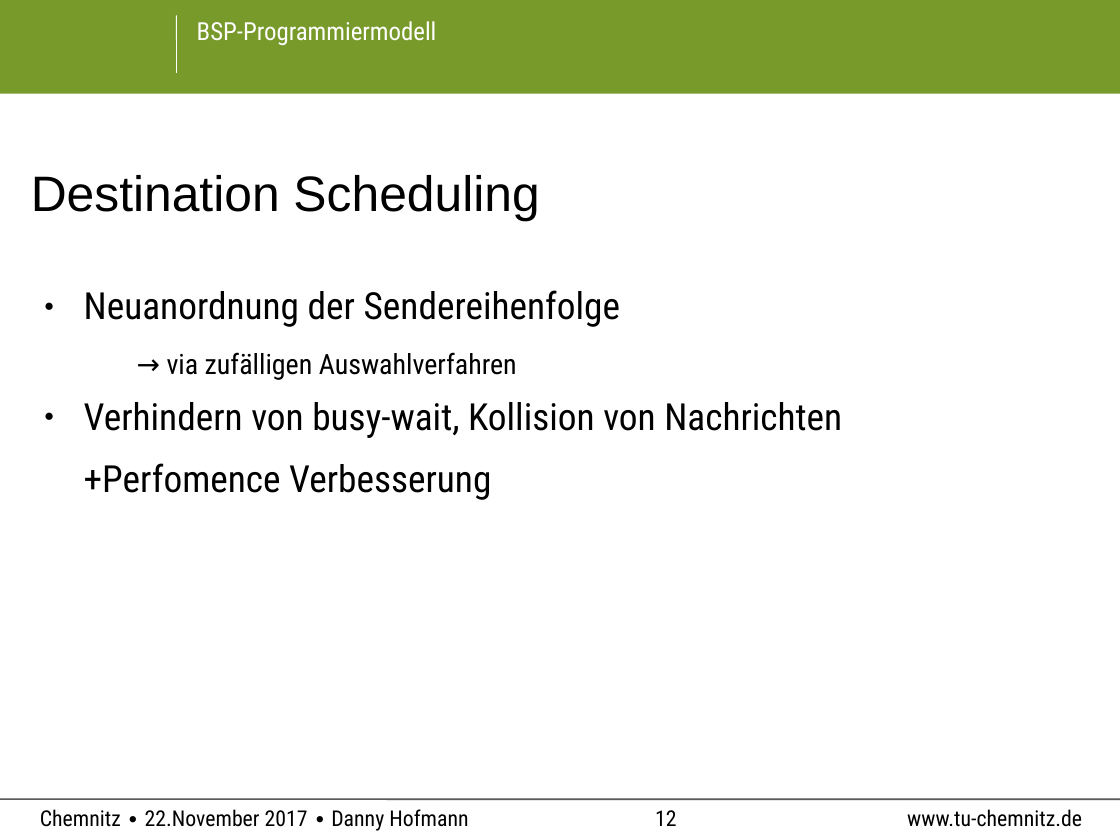
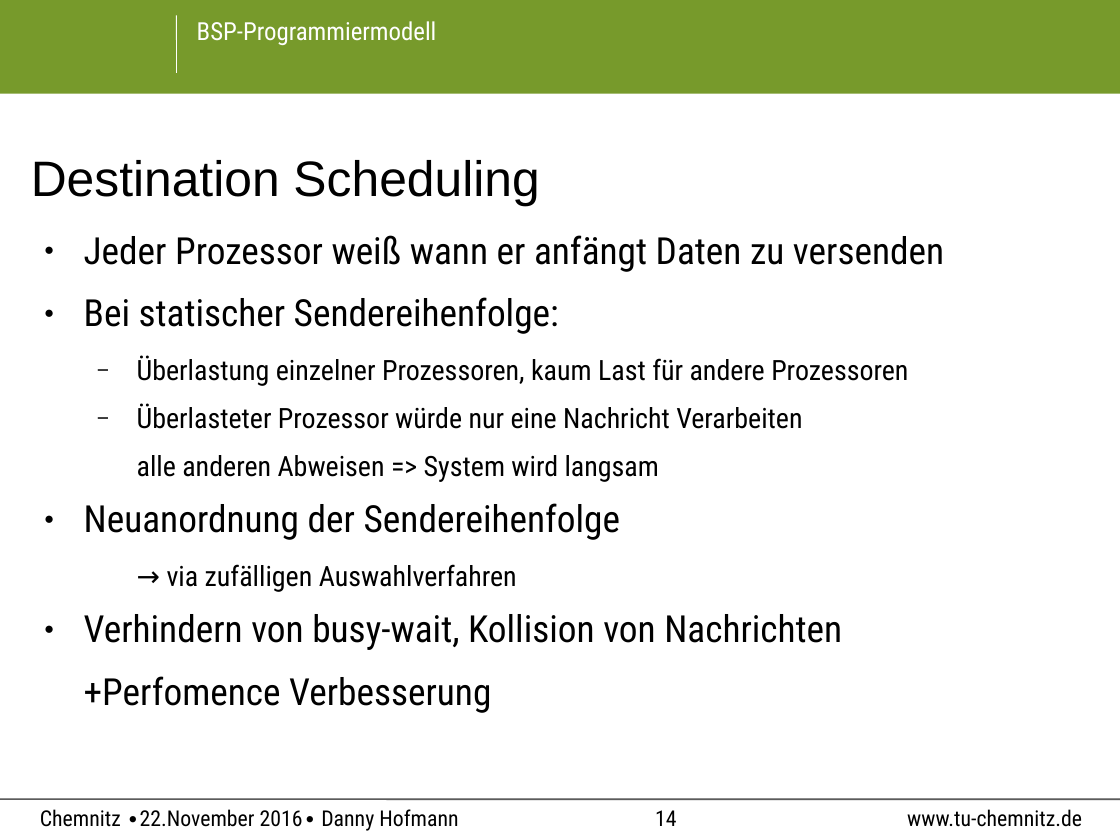
Before and after one commit to PaIIe/ComputerScienceTUC, a slide deck: slide 14 of BSP_Programming/BSP-Modell.odp (slide 12 before the commit). Drawn at 1120x840 pixels with LibreOffice and Linux fonts; fonts in the diff are those of the drawing; background and template pictures are left out. Boxes give left, top, right and bottom in pixels: in the first picture for what was removed or moved away, otherwise in the second. Text is boxed around its words. In the diff, an @@ line names an element or a change of style, - is before the commit and + after.

```diff
--- a/BSP_Programming/BSP-Modell.odp
+++ b/BSP_Programming/BSP-Modell.odp
@@ title "Destination Scheduling": place and size @@
-title "Destination Scheduling" at (31, 175, 539, 222)
+title "Destination Scheduling" at (31, 160, 539, 206)
@@ text "Jeder Prozessor weiß wann er ...": place and size @@
-text "Jeder Prozessor weiß wann er ..." at (84, 290, 842, 500)
+text "Jeder Prozessor weiß wann er ..." at (84, 235, 944, 713)
@@ text at (84, 235, 944, 482): paragraphs added @@
+● Jeder Prozessor weiß wann er anfängt Daten zu versenden
+● Bei statischer Sendereihenfolge:
+  − Überlastung einzelner Prozessoren, kaum Last für andere Prozessoren
+  − Überlasteter Prozessor würde nur eine Nachricht Verarbeiten
+  alle anderen Abweisen => System wird langsam
@@ text at (40, 809, 458, 831): text changed @@
-Chemnitz ∙ 22.November 2017 ∙ Danny Hofmann
+Chemnitz ∙22.November 2016∙ Danny Hofmann
@@ page number at (655, 810, 676, 826): text changed @@
-12
+14
```
Also in this commit, not shown: 14 other slides changed, 3 slides added, 1 slide removed, 4 other files.
